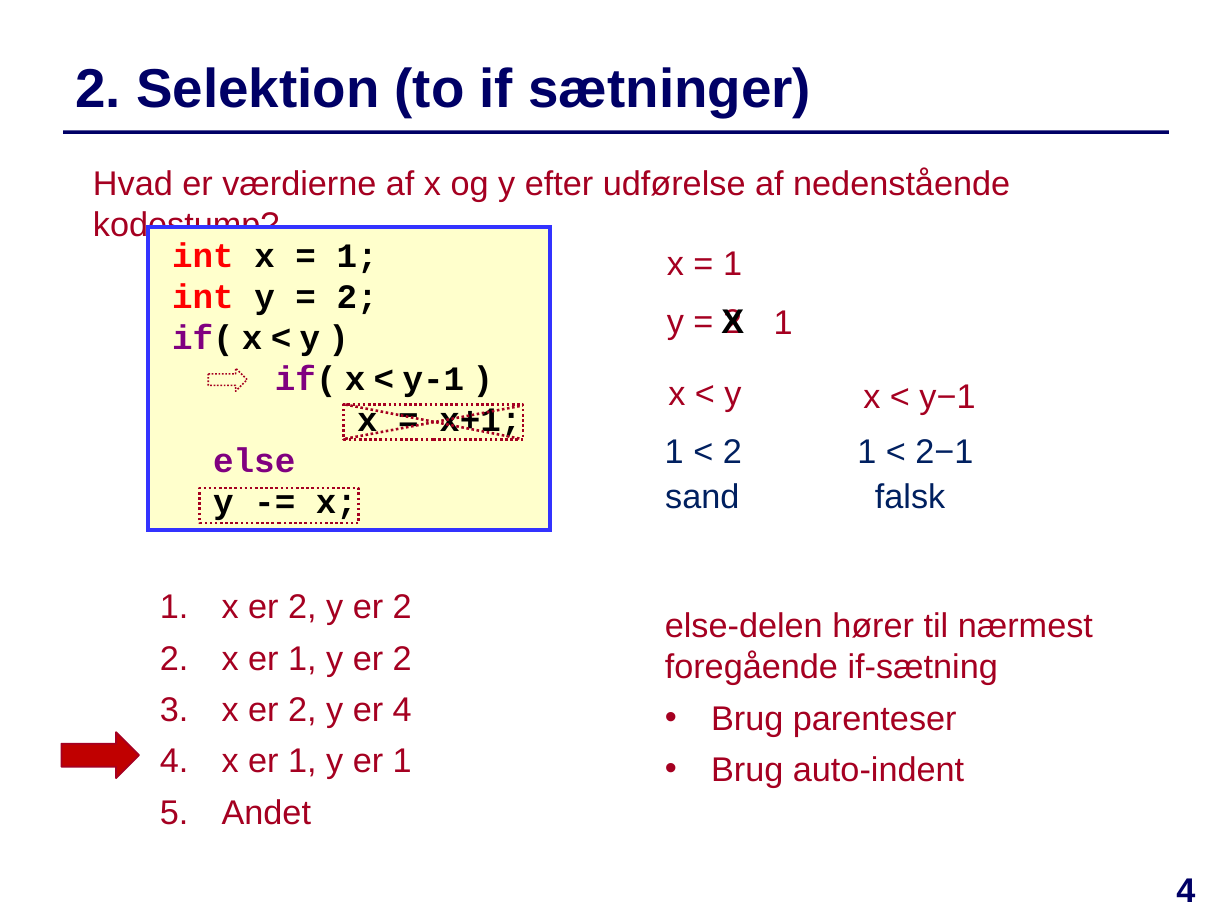
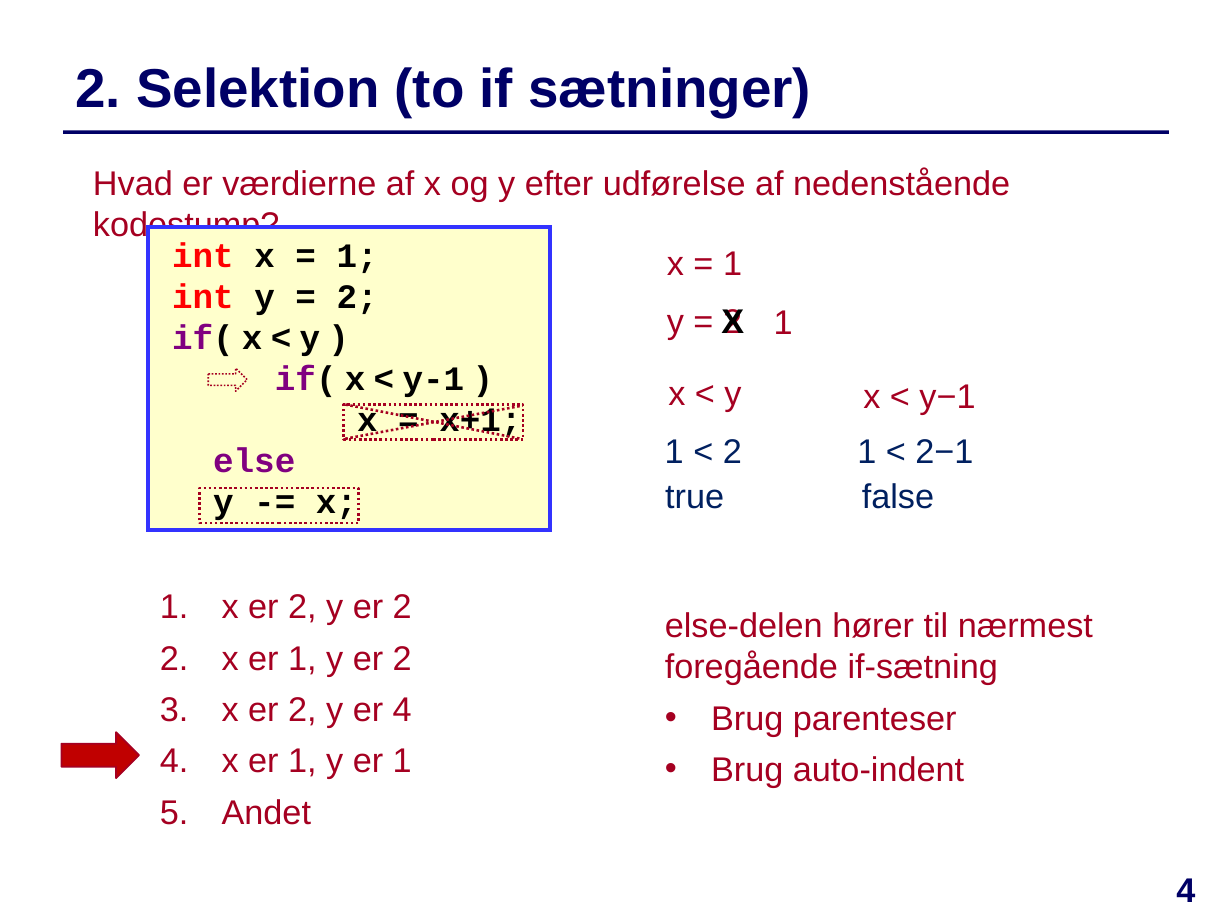
Before and after one commit to IntProgAU/Materiale, a slide deck: slide 4 of web/e22/uge_2b/Quiz-Uge2-Torsdag.pptx. Drawn at 1232x924 pixels with LibreOffice and Linux fonts; fonts in the diff are those of the drawing. Boxes give left, top, right and bottom in pixels: in the first picture for what was removed or moved away, otherwise in the second. Text is boxed around its words. In the diff, an @@ line names an element or a change of style, - is before the commit and + after.

```diff
--- a/web/e22/uge_2b/Quiz-Uge2-Torsdag.pptx
+++ b/web/e22/uge_2b/Quiz-Uge2-Torsdag.pptx
@@ text at <box>665,486,724,509</box>: text changed @@
-sand
+true
@@ text at <box>862,483,934,509</box>: text changed @@
-falsk
+false
```
